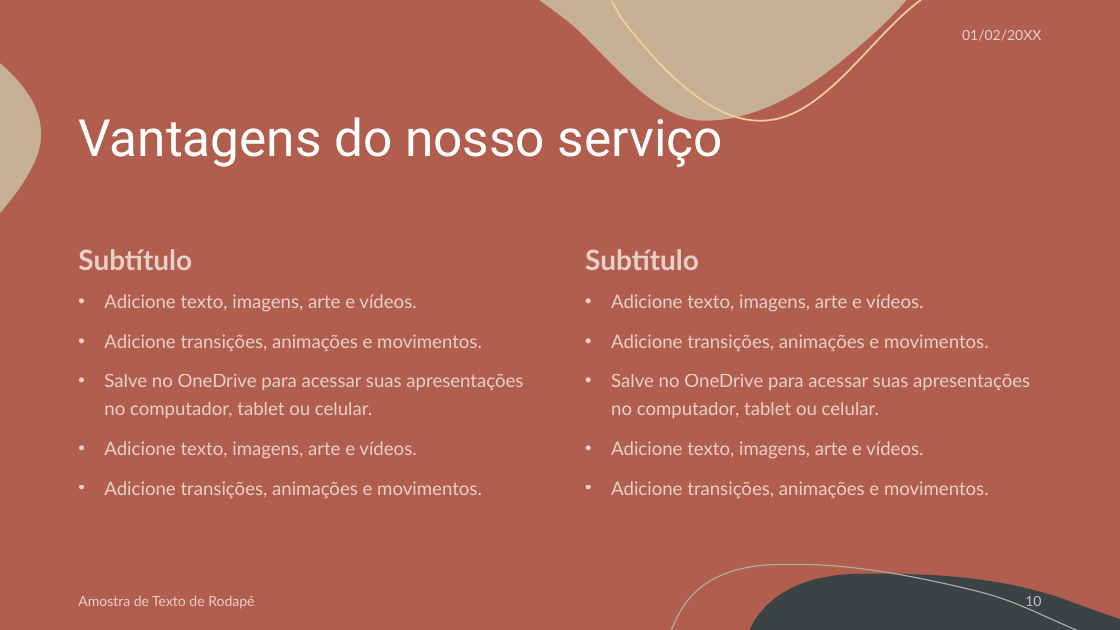
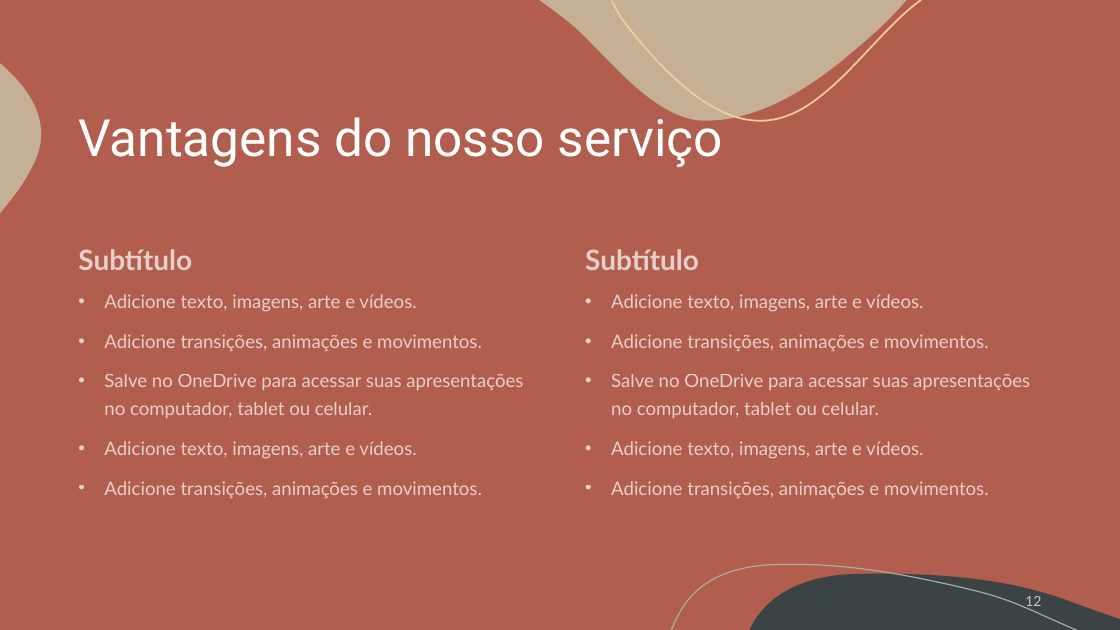
Before and after one commit to G4brielSilva/Focus-Trainee, a slide deck: slide 12 of Site/Acaiá Coffee Shop.pptx (slide 10 before the commit). Drawn at 1120x630 pixels with LibreOffice and Linux fonts; fonts in the diff are those of the drawing. Boxes give left, top, right and bottom in pixels: in the first picture for what was removed or moved away, otherwise in the second. Text is boxed around its words. In the diff, an @@ line names an element or a change of style, - is before the commit and + after.

```diff
--- a/Site/Acaiá Coffee Shop.pptx
+++ b/Site/Acaiá Coffee Shop.pptx
@@ text removed at [962, 30, 1041, 41] @@
-01/02/20XX
@@ text removed at [78, 596, 254, 608] @@
-Amostra de Texto de Rodapé
@@ page number at [1025, 596, 1041, 609]: text changed @@
-10
+12
```
Also in this commit, not shown: 9 other slides changed, 2 slides added, 1 other file.
